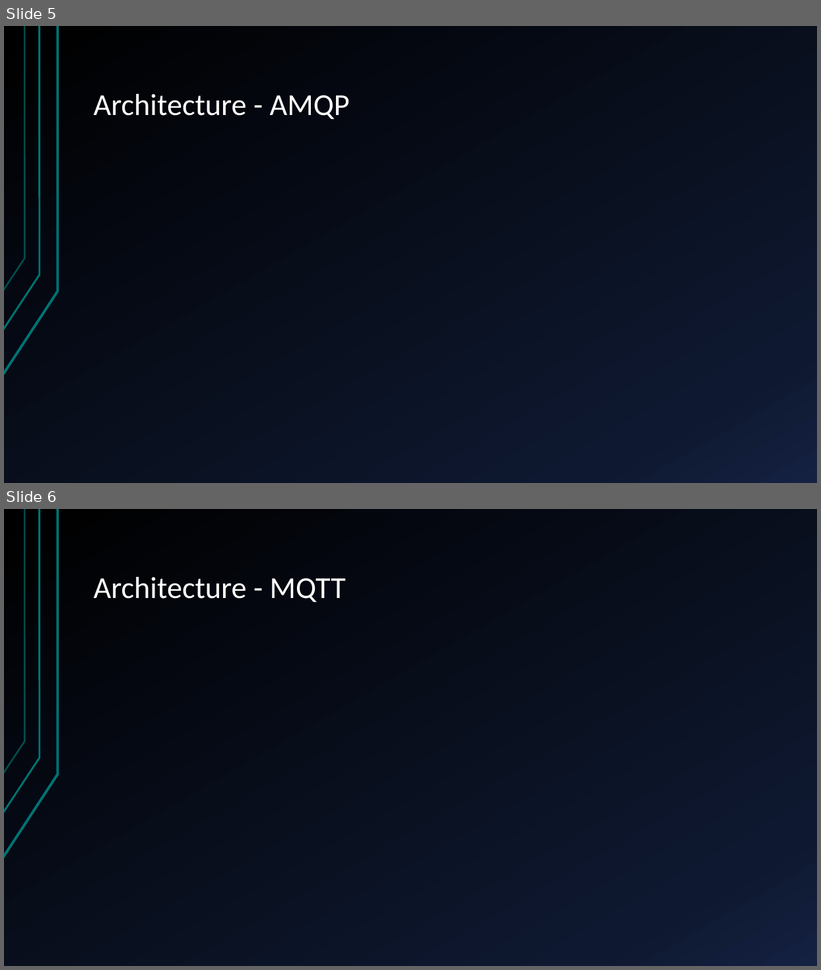
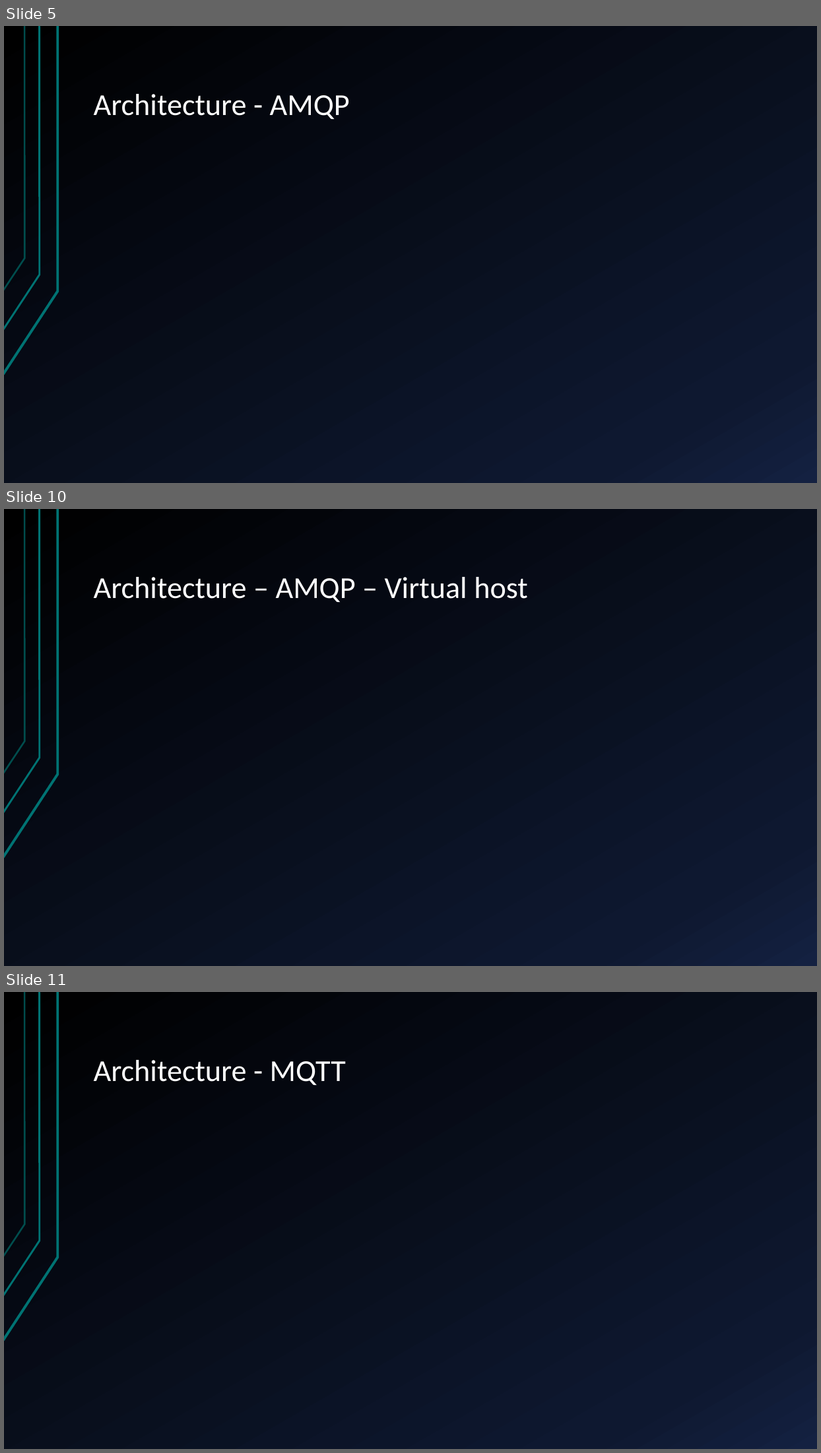
Before and after one commit to marc7666/Distributed-computing-course, a slide deck: Activities/Activity 2/RabbitMQ – components, benefits and application.pptx. Shown one above the other, each under a label of ours: slides 5 and 6 before the commit, slides 5, 10 and 11 after it; the slides between them are not shown. The pictures are 821x970 and 821x1453 pixels, drawn with LibreOffice and Linux fonts; fonts in the diff are those of the drawing. Boxes give left, top, right and bottom in pixels: in the first picture for what was removed or moved away, otherwise in the second. Text is boxed around its words. In the diff, an @@ line names an element or a change of style, - is before the commit and + after.

```diff
--- a/Activities/Activity 2/RabbitMQ – components, benefits and application.pptx
+++ b/Activities/Activity 2/RabbitMQ – components, benefits and application.pptx
@@ slide 10 added at [4, 509, 817, 966], background gradient #000000 to #0F1931 to #142242; not listed: 3 template elements that a slide beside it also shows @@
@@ title added at [94, 577, 528, 602], 36 pt, text #FFFFFF @@
+Architecture – AMQP – Virtual host
@@ what was slide 6 is now slide 11 @@
```
Also in this commit, not shown: 4 other slides added, 6 other files.
